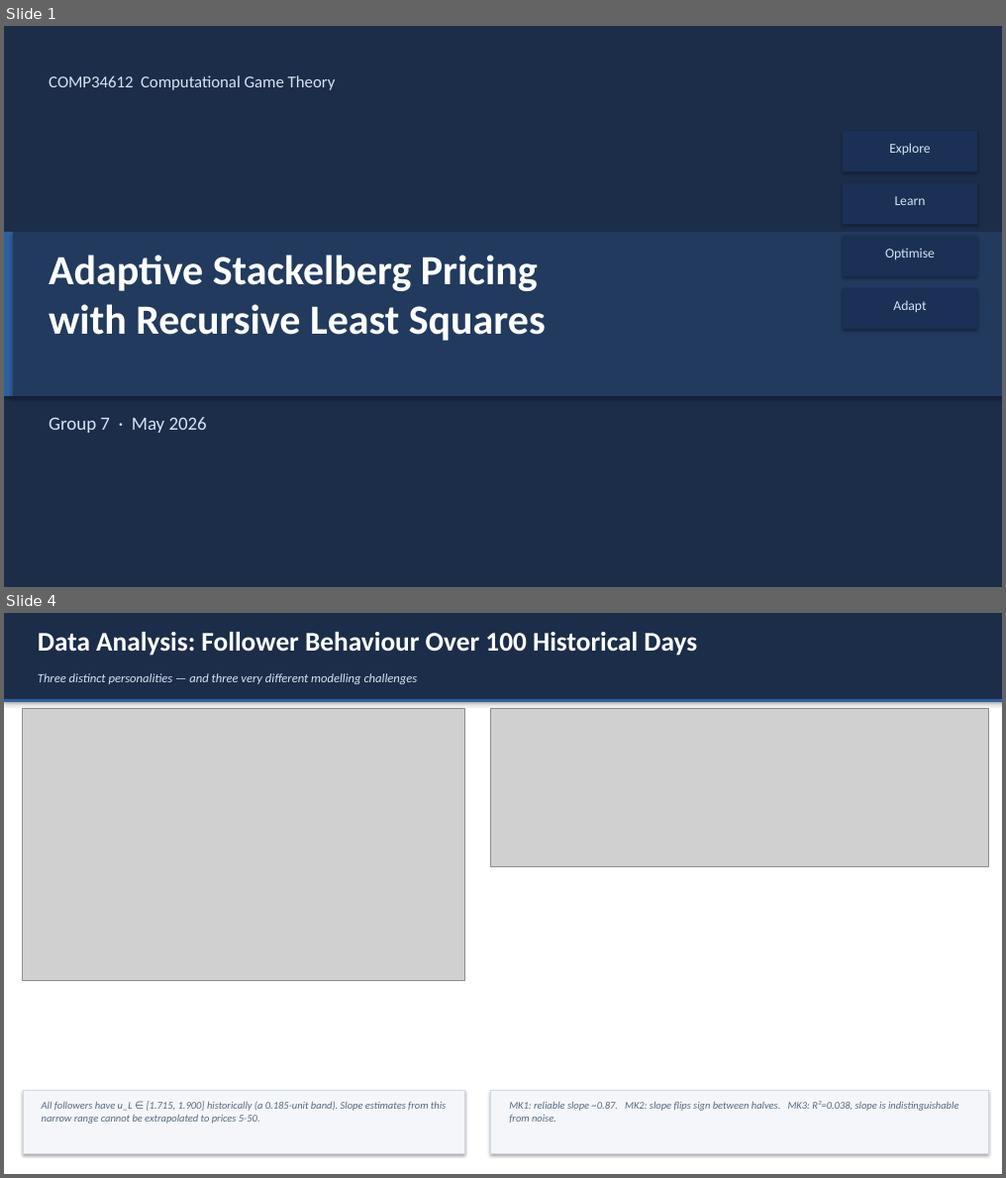
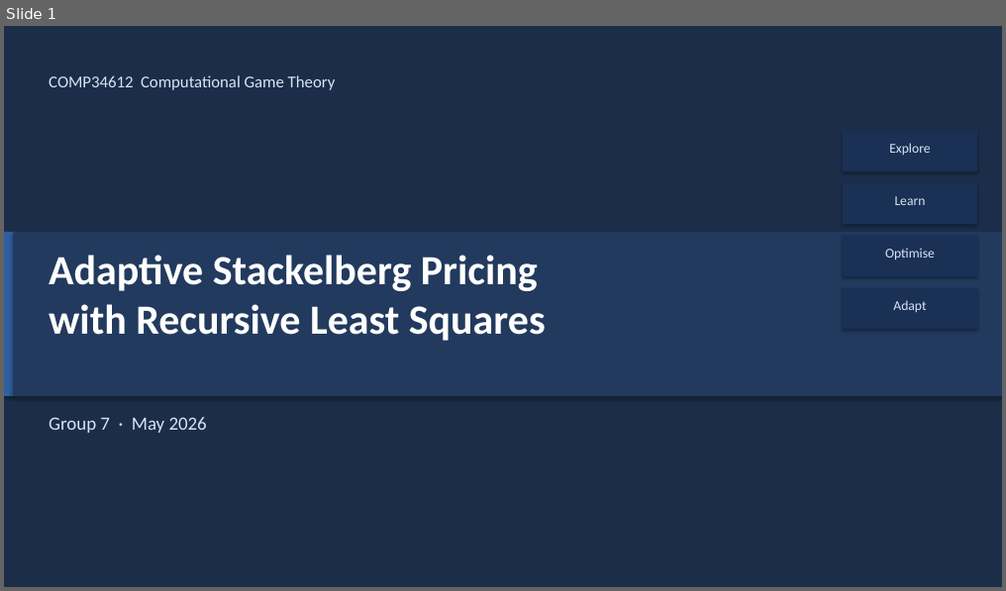
Before and after one commit to srojastunjano/CGT-Project, a slide deck: Group7_Presentation.pptx. Shown one above the other, each under a label of ours: slides 1 and 4 before the commit, slide 1 after it; the slides between them are not shown. The pictures are 1006x1178 and 1006x591 pixels, drawn with LibreOffice and Linux fonts; fonts in the diff are those of the drawing; grey boxes stand for pictures. Boxes give left, top, right and bottom in pixels: in the first picture for what was removed or moved away, otherwise in the second. Text is boxed around its words. In the diff, an @@ line names an element or a change of style, - is before the commit and + after.

```diff
--- a/Group7_Presentation.pptx
+++ b/Group7_Presentation.pptx
@@ slide 4 removed at bbox=[4, 613, 1002, 1174], background #FFFFFF @@
@@ rectangle removed at bbox=[4, 613, 1002, 1174] @@
@@ rectangle removed at bbox=[4, 613, 1002, 699] @@
@@ text removed at bbox=[38, 632, 697, 656] @@
-Data Analysis: Follower Behaviour Over 100 Historical Days
@@ rectangle removed at bbox=[4, 699, 1002, 702] @@
@@ text removed at bbox=[38, 673, 418, 684] @@
-Three distinct personalities — and three very different modelling challenges
@@ picture removed at bbox=[23, 709, 464, 981] @@
@@ picture removed at bbox=[491, 709, 988, 866] @@
@@ rectangle removed at bbox=[23, 1090, 464, 1155] @@
@@ text removed at bbox=[42, 1101, 446, 1124] @@
-All followers have u_L ∈ [1.715, 1.900] historically (a 0.185-unit band). Slope estimates from this narrow range cannot be extrapolated to prices 5-50.
@@ rectangle removed at bbox=[491, 1090, 988, 1155] @@
@@ text removed at bbox=[509, 1101, 959, 1123] @@
-MK1: reliable slope ~0.87. MK2: slope flips sign between halves. MK3: R²=0.038, slope is indistinguishable from noise.
```
Also in this commit, not shown: 9 slides changed, 2 slides added, 3 other slides removed, 2 other files.
